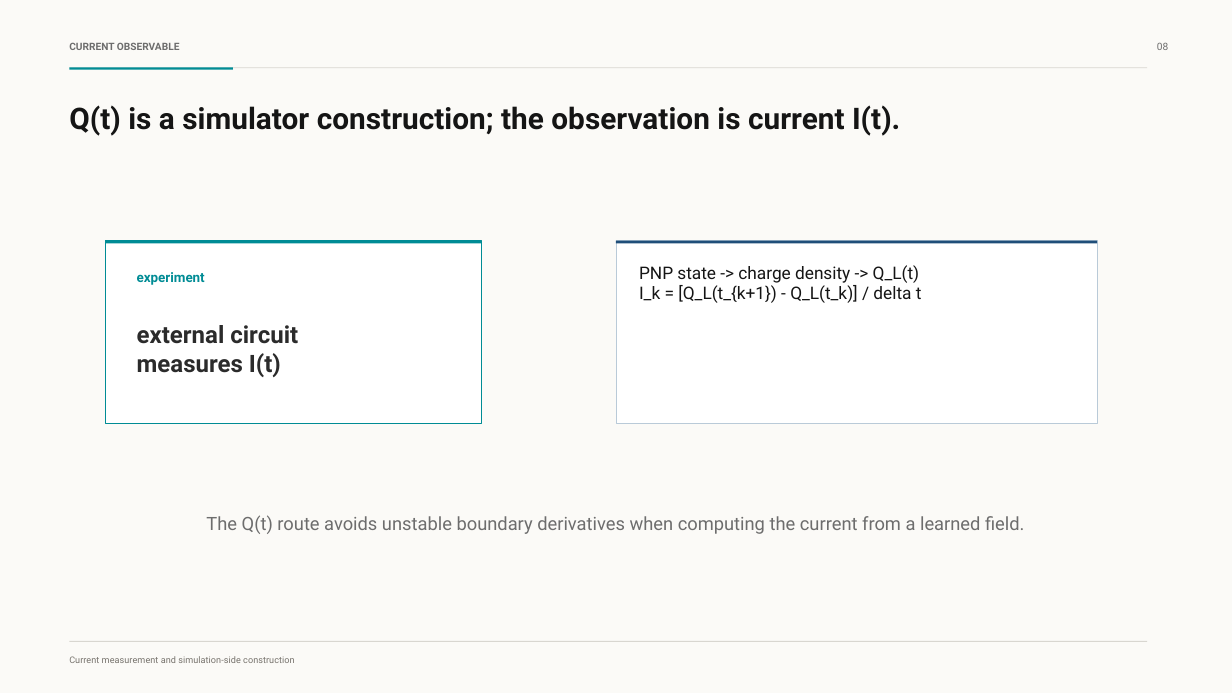
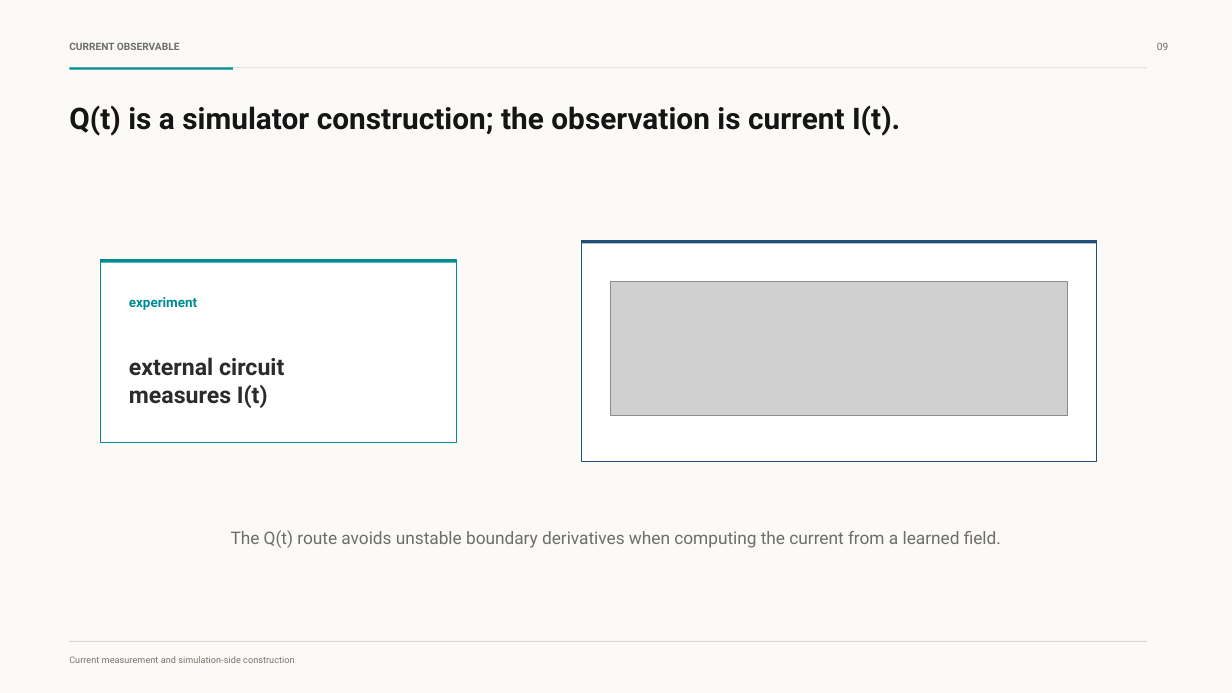
Before and after one commit to jack28257/PINN_JAX, a slide deck: slide 9 of presentation/pnp_pinn_current_inference_presentation.pptx (slide 8 before the commit). Drawn at 1232x693 pixels with LibreOffice and Linux fonts; fonts in the diff are those of the drawing; grey boxes stand for pictures. Boxes give left, top, right and bottom in pixels: in the first picture for what was removed or moved away, otherwise in the second. Text is boxed around its words. In the diff, an @@ line names an element or a change of style, - is before the commit and + after.

```diff
--- a/presentation/pnp_pinn_current_inference_presentation.pptx
+++ b/presentation/pnp_pinn_current_inference_presentation.pptx
@@ rectangle resized from (x1=106, y1=240, x2=482, y2=423) to (x1=100, y1=260, x2=456, y2=443) @@
@@ rectangle resized from (x1=106, y1=240, x2=482, y2=243) to (x1=100, y1=260, x2=456, y2=262) @@
@@ rectangle resized from (x1=616, y1=240, x2=1098, y2=243) to (x1=581, y1=240, x2=1096, y2=243) @@
@@ rectangle resized from (x1=616, y1=240, x2=1098, y2=423) to (x1=581, y1=240, x2=1096, y2=462) @@
@@ rectangle at (x1=581, y1=240, x2=1096, y2=462): outline #B9CAD8 0.75 pt to #1F4E79 0.75 pt @@
@@ text removed at (x1=639, y1=265, x2=922, y2=303) @@
-PNP state -> charge density -> Q_L(t)
-I_k = [Q_L(t_{k+1}) - Q_L(t_k)] / delta t
@@ text "experiment" moved from (x1=137, y1=272, x2=205, y2=285) to (x1=129, y1=297, x2=197, y2=310) @@
@@ picture added at (x1=610, y1=281, x2=1067, y2=416) @@
@@ text "external circuit" moved from (x1=137, y1=325, x2=298, y2=377) to (x1=129, y1=357, x2=284, y2=408) @@
@@ text "external circuit" at (x1=129, y1=357, x2=284, y2=408): size 18.8 to 18 pt @@
@@ text "The Q(t) route avoids unstable ..." moved from (x1=206, y1=515, x2=1024, y2=534) to (x1=231, y1=530, x2=1001, y2=548) @@
@@ text "The Q(t) route avoids unstable ..." at (x1=231, y1=530, x2=1001, y2=548): size 14.2 to 13.5 pt @@
```
Also in this commit, not shown: 11 other slides changed, 2 slides added, 2 other files.
